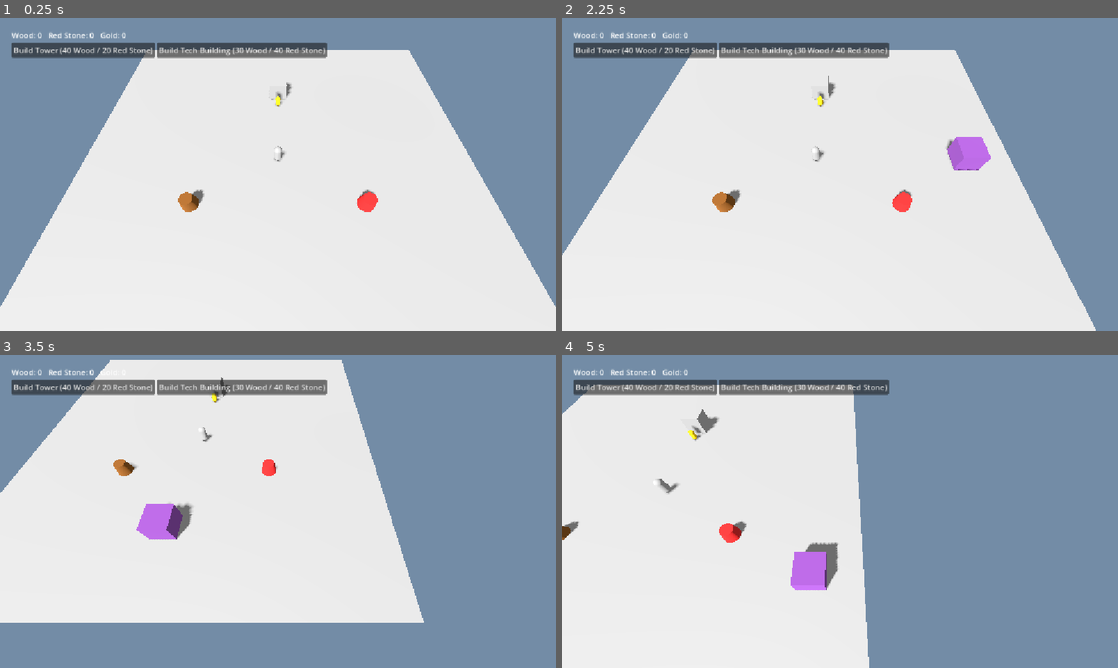
Above: before the commit, frames 1-4 (two rows, left to right).
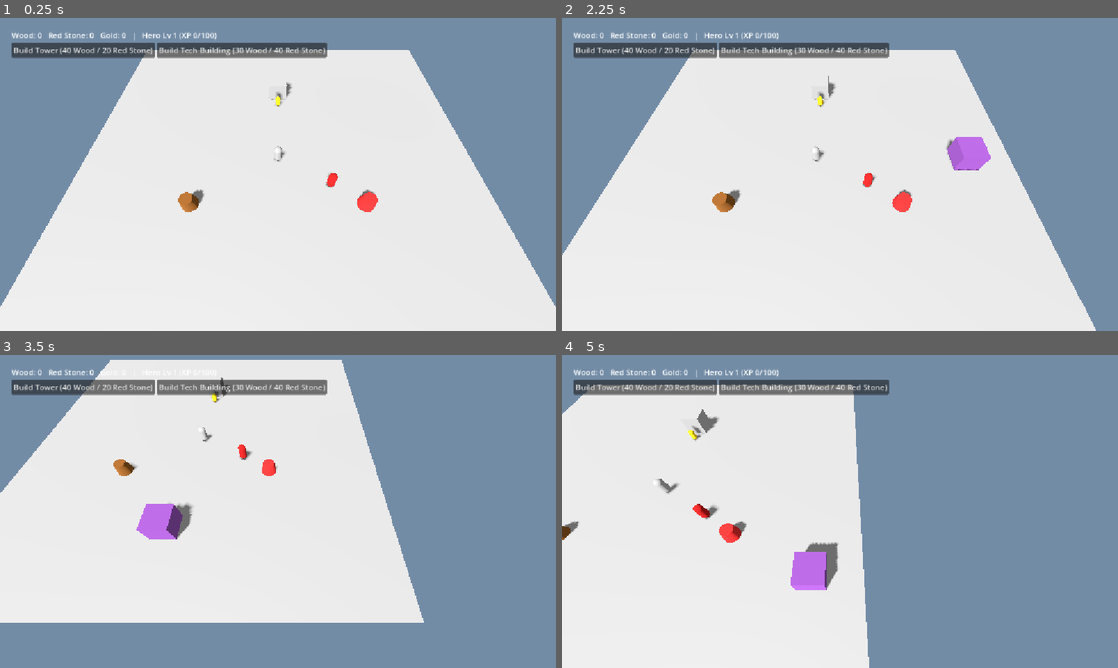
Above: after the commit, the same moments.

Repository: iMops019/commander-vs-monsters
Game: Godot game, scene res://scenes/main.tscn
The game is run twice, just before and just after one commit, with the same random seed, the same clock (stepped at 60 frames per second) and the same inputs.
Inputs (mouse positions are in pixels of both pictures, inside the frame that each line leads up to):
- Up to frame 1 (0.25 s): no input
- Up to frame 2 (2.25 s): click "Build Tower (40 Wood / 20 Red…" at 0.5 s; click "Build Tech Building (30 Wood …" at 1.25 s; tap Enter at 2 s; move the mouse to (962, 158) at 2.02 s; press the mouse at (962, 158) at 2.03 s; hold D (move_right) from 2.03 s (still down)
- Up to frame 3 (3.5 s): tap Space (jump) at 2.27, 3.02 s; move the mouse to (166, 527) at 2.77 s; release D (move_right) at 2.78 s; release the mouse at (166, 527) at 2.78 s; hold S (move_back) from 2.78 s (still down); click (166, 527) at 2.85 s
- Up to frame 4 (5 s): move the mouse to (895, 442) at 3.52 s; release S (move_back) at 3.53 s; hold D (move_right) 3.53-4.28 s; hold Right mouse button (secondary_action) 3.53-4.28 s; click (895, 442) at 3.8 s; move the mouse to (812, 574) at 4.27 s; hold W (move_forward) from 4.28 s (still down); tap V (toggle_camera) at 4.35 s; tap Space (jump) at 4.52 s; click (812, 574) at 4.55 s

The runs differ from the first frame. In frame 1, 0.2% of the frame differs, in the area x 24-61%, y 4-55%; in frame 2, 0.2%; in frame 3, less than 0.1%; in frame 4, 0.3%, in the area x 23-39%, y 4-53%.

Commit message:
Phase 4: shared Health component, Hero attack, XP/gold, gear upgrades
Adds a reusable Health node (apply_damage/heal/died) that Hero now
carries, a melee raycast attack on primary_action with a cooldown, and
a training dummy (group "hostile") to fight since real monsters don't
exist until Phase 5. Kills grant XP (with leveling) and Gold via
GameState. The "gear spend screen" from the roadmap is folded into the
existing Tech Building upgrade panel as two new Gold-cost upgrades
(hero_damage, hero_health) rather than adding a third building.

Co-Authored-By: Claude Sonnet 5 <noreply@anthropic.com>

Diff:
--- a/autoloads/event_bus.gd
+++ b/autoloads/event_bus.gd
@@ -3,5 +3,6 @@
 signal view_mode_changed(mode: int)
 signal resource_changed(resource_name: String, amount: int)
 signal hero_leveled_up(new_level: int)
+signal hero_xp_changed(total_xp: int)
 signal building_selected(building: Node)
 signal upgrade_applied(upgrade_id: String, new_value: float)
--- a/autoloads/game_state.gd
+++ b/autoloads/game_state.gd
@@ -1,6 +1,8 @@
 extends Node
 
 enum ViewMode { COMMANDER, HERO }
+
+const XP_PER_LEVEL := 100
 
 var view_mode: ViewMode = ViewMode.COMMANDER
 
@@ -10,6 +12,8 @@
 
 var hero_xp: int = 0
 var hero_level: int = 1
+var hero_max_health: int = 100
+var hero_damage_bonus: int = 0
 
 var hero: Node3D
 var commander_camera: Camera3D
@@ -29,11 +33,34 @@
 	EventBus.resource_changed.emit(resource_name, amount)
 
 
-func spend_resources(wood_amount: int, red_stone_amount: int) -> void:
+func spend_resources(wood_amount: int = 0, red_stone_amount: int = 0, gold_amount: int = 0) -> void:
 	wood -= wood_amount
 	red_stone -= red_stone_amount
+	gold -= gold_amount
 	EventBus.resource_changed.emit("wood", -wood_amount)
 	EventBus.resource_changed.emit("red_stone", -red_stone_amount)
+	EventBus.resource_changed.emit("gold", -gold_amount)
+
+
+func add_hero_xp(amount: int) -> void:
+	hero_xp += amount
+	while hero_xp >= XP_PER_LEVEL:
+		hero_xp -= XP_PER_LEVEL
+		hero_level += 1
+		EventBus.hero_leveled_up.emit(hero_level)
+	EventBus.hero_xp_changed.emit(hero_xp)
+
+
+func increase_hero_damage(amount: int) -> void:
+	hero_damage_bonus += amount
+	EventBus.upgrade_applied.emit("hero_damage", hero_damage_bonus)
+
+
+func increase_hero_max_health(amount: int) -> void:
+	hero_max_health += amount
+	EventBus.upgrade_applied.emit("hero_health", hero_max_health)
+	if is_instance_valid(hero):
+		hero.on_max_health_increased(hero_max_health)
 
 
 func increase_worker_speed(amount: float) -> void:
--- a/scenes/hud.tscn
+++ b/scenes/hud.tscn
@@ -9,7 +9,7 @@
 offset_left = 16.0
 offset_top = 16.0
 offset_right = 460.0
-offset_bottom = 280.0
+offset_bottom = 360.0
 theme_override_constants/margin_left = 8
 theme_override_constants/margin_top = 8
 theme_override_constants/margin_right = 8
@@ -39,3 +39,9 @@
 
 [node name="TowerDamageButton" type="Button" parent="Margin/VBox/UpgradePanel"]
 text = "Upgrade: Tower Damage +25% (15 Wood / 25 Red Stone)"
+
+[node name="HeroDamageButton" type="Button" parent="Margin/VBox/UpgradePanel"]
+text = "Upgrade: Hero Damage +5 (30 Gold)"
+
+[node name="HeroHealthButton" type="Button" parent="Margin/VBox/UpgradePanel"]
+text = "Upgrade: Hero Max Health +20 (30 Gold)"
--- a/scenes/main.tscn
+++ b/scenes/main.tscn
@@ -7,6 +7,8 @@
 [ext_resource type="PackedScene" path="res://scenes/worker.tscn" id="5_worker"]
 [ext_resource type="PackedScene" path="res://scenes/resource_node.tscn" id="6_resnode"]
 [ext_resource type="PackedScene" path="res://scenes/hud.tscn" id="7_hud"]
+[ext_resource type="Script" path="res://scripts/health.gd" id="8_health"]
+[ext_resource type="PackedScene" path="res://scenes/training_dummy.tscn" id="9_dummy"]
 
 [sub_resource type="Environment" id="Environment_1"]
 background_mode = 1
@@ -60,6 +62,10 @@
 [node name="MeshInstance3D" type="MeshInstance3D" parent="Hero"]
 mesh = SubResource("CapsuleMesh_hero")
 
+[node name="Health" type="Node" parent="Hero"]
+script = ExtResource("8_health")
+max_health = 100
+
 [node name="CameraPivot" type="Node3D" parent="Hero"]
 position = Vector3(0, 0.6, 0)
 
@@ -95,3 +101,6 @@
 resource_type = "red_stone"
 
 [node name="HUD" parent="." instance=ExtResource("7_hud")]
+
+[node name="TrainingDummy" parent="." instance=ExtResource("9_dummy")]
+position = Vector3(5, 0.5, 3)
--- /dev/null
+++ b/scenes/training_dummy.tscn
@@ -0,0 +1,27 @@
+[gd_scene load_steps=5 format=3]
+
+[ext_resource type="Script" path="res://scripts/training_dummy.gd" id="1_script"]
+[ext_resource type="Script" path="res://scripts/health.gd" id="2_health"]
+
+[sub_resource type="CapsuleMesh" id="CapsuleMesh_dummy"]
+radius = 0.4
+height = 1.8
+
+[sub_resource type="CapsuleShape3D" id="CapsuleShape3D_dummy"]
+radius = 0.4
+height = 1.8
+
+[node name="TrainingDummy" type="StaticBody3D"]
+script = ExtResource("1_script")
+
+[node name="Health" type="Node" parent="."]
+script = ExtResource("2_health")
+max_health = 50
+
+[node name="MeshInstance3D" type="MeshInstance3D" parent="."]
+position = Vector3(0, 0.9, 0)
+mesh = SubResource("CapsuleMesh_dummy")
+
+[node name="CollisionShape3D" type="CollisionShape3D" parent="."]
+position = Vector3(0, 0.9, 0)
+shape = SubResource("CapsuleShape3D_dummy")
--- /dev/null
+++ b/scripts/health.gd
@@ -0,0 +1,34 @@
+class_name Health
+extends Node
+
+signal died
+signal damaged(amount: int, remaining: int)
+
+@export var max_health: int = 100
+
+var current: int
+
+
+func _ready() -> void:
+	current = max_health
+
+
+func apply_damage(amount: int) -> void:
+	if current <= 0:
+		return
+	current = maxi(current - amount, 0)
+	damaged.emit(amount, current)
+	if current <= 0:
+		died.emit()
+
+
+func heal(amount: int) -> void:
+	current = mini(current + amount, max_health)
+
+
+func reset() -> void:
+	current = max_health
+
+
+func is_dead() -> bool:
+	return current <= 0
--- a/scripts/hero.gd
+++ b/scripts/hero.gd
@@ -4,19 +4,35 @@
 const JUMP_VELOCITY := 4.5
 const MOUSE_SENSITIVITY := 0.003
 const PITCH_LIMIT := deg_to_rad(80)
+const ATTACK_RANGE := 3.0
+const ATTACK_DAMAGE := 15
+const ATTACK_COOLDOWN := 0.6
 
 @onready var camera_pivot: Node3D = $CameraPivot
 @onready var camera_first: Camera3D = $CameraPivot/Camera3DFirst
 @onready var camera_third: Camera3D = $CameraPivot/Camera3DThird
+@onready var health: Health = $Health
 
 var active := false
 var first_person := false
+var attack_cooldown_remaining := 0.0
+var spawn_position: Vector3
 
 
 func _ready() -> void:
 	GameState.hero = self
+	spawn_position = global_position
+	health.max_health = GameState.hero_max_health
+	health.reset()
+	health.died.connect(_on_died)
 	EventBus.view_mode_changed.connect(_on_view_mode_changed)
 	_on_view_mode_changed(GameState.view_mode)
+
+
+func on_max_health_increased(new_max: int) -> void:
+	var gained := new_max - health.max_health
+	health.max_health = new_max
+	health.heal(gained)
 
 
 func _on_view_mode_changed(mode: int) -> void:
@@ -36,6 +52,8 @@
 	elif event.is_action_pressed("toggle_camera"):
 		first_person = not first_person
 		_update_camera()
+	elif event.is_action_pressed("primary_action"):
+		_try_attack()
 
 
 func _update_camera() -> void:
@@ -43,7 +61,35 @@
 	camera_third.current = active and not first_person
 
 
+func _try_attack() -> void:
+	if attack_cooldown_remaining > 0.0:
+		return
+	attack_cooldown_remaining = ATTACK_COOLDOWN
+	var cam := camera_first if first_person else camera_third
+	var from := cam.global_position
+	var to := from - cam.global_transform.basis.z * ATTACK_RANGE
+	var query := PhysicsRayQueryParameters3D.create(from, to)
+	query.exclude = [get_rid()]
+	var result := get_world_3d().direct_space_state.intersect_ray(query)
+	if result.is_empty():
+		return
+	var collider: Object = result["collider"]
+	if collider.is_in_group("hostile"):
+		var target_health: Node = collider.get_node_or_null("Health")
+		if target_health != null:
+			target_health.apply_damage(ATTACK_DAMAGE + GameState.hero_damage_bonus)
+
+
+func _on_died() -> void:
+	global_position = spawn_position
+	velocity = Vector3.ZERO
+	health.reset()
+
+
 func _physics_process(delta: float) -> void:
+	if attack_cooldown_remaining > 0.0:
+		attack_cooldown_remaining -= delta
+
 	if not is_on_floor():
 		velocity += get_gravity() * delta
 
--- a/scripts/hud.gd
+++ b/scripts/hud.gd
@@ -10,6 +10,8 @@
 @onready var upgrade_title_label: Label = $Margin/VBox/UpgradePanel/UpgradeTitleLabel
 @onready var worker_speed_button: Button = $Margin/VBox/UpgradePanel/WorkerSpeedButton
 @onready var tower_damage_button: Button = $Margin/VBox/UpgradePanel/TowerDamageButton
+@onready var hero_damage_button: Button = $Margin/VBox/UpgradePanel/HeroDamageButton
+@onready var hero_health_button: Button = $Margin/VBox/UpgradePanel/HeroHealthButton
 
 var selected_building: Node = null
 
@@ -18,11 +20,15 @@
 	EventBus.resource_changed.connect(_on_resource_changed)
 	EventBus.view_mode_changed.connect(_on_view_mode_changed)
 	EventBus.building_selected.connect(_on_building_selected)
+	EventBus.hero_xp_changed.connect(_on_hero_stats_changed)
+	EventBus.hero_leveled_up.connect(_on_hero_stats_changed)
 
 	build_tower_button.pressed.connect(_on_build_tower_pressed)
 	build_tech_button.pressed.connect(_on_build_tech_pressed)
 	worker_speed_button.pressed.connect(_on_worker_speed_pressed)
 	tower_damage_button.pressed.connect(_on_tower_damage_pressed)
+	hero_damage_button.pressed.connect(_on_hero_damage_pressed)
+	hero_health_button.pressed.connect(_on_hero_health_pressed)
 
 	_on_view_mode_changed(GameState.view_mode)
 	_update_resource_label()
@@ -33,7 +39,14 @@
 
 
 func _update_resource_label() -> void:
-	resource_label.text = "Wood: %d   Red Stone: %d   Gold: %d" % [GameState.wood, GameState.red_stone, GameState.gold]
+	resource_label.text = "Wood: %d   Red Stone: %d   Gold: %d   |   Hero Lv %d (XP %d/%d)" % [
+		GameState.wood, GameState.red_stone, GameState.gold,
+		GameState.hero_level, GameState.hero_xp, GameState.XP_PER_LEVEL,
+	]
+
+
+func _on_hero_stats_changed(_value) -> void:
+	_update_resource_label()
 
 
 func _on_view_mode_changed(mode: int) -> void:
@@ -65,3 +78,13 @@
 func _on_tower_damage_pressed() -> void:
 	if is_instance_valid(selected_building):
 		selected_building.start_upgrade("tower_damage")
+
+
+func _on_hero_damage_pressed() -> void:
+	if is_instance_valid(selected_building):
+		selected_building.start_upgrade("hero_damage")
+
+
+func _on_hero_health_pressed() -> void:
+	if is_instance_valid(selected_building):
+		selected_building.start_upgrade("hero_health")
--- a/scripts/tech_building.gd
+++ b/scripts/tech_building.gd
@@ -7,6 +7,8 @@
 const UPGRADES := {
 	"worker_speed": {"wood": 20, "red_stone": 10, "time": 4.0},
 	"tower_damage": {"wood": 15, "red_stone": 25, "time": 4.0},
+	"hero_damage": {"gold": 30, "time": 3.0},
+	"hero_health": {"gold": 30, "time": 3.0},
 }
 
 @onready var mesh_instance: MeshInstance3D = $MeshInstance3D
@@ -27,9 +29,12 @@
 	if upgrade_in_progress != "" or not UPGRADES.has(upgrade_id):
 		return false
 	var data: Dictionary = UPGRADES[upgrade_id]
-	if GameState.wood < data["wood"] or GameState.red_stone < data["red_stone"]:
+	var wood_needed: int = data.get("wood", 0)
+	var red_stone_needed: int = data.get("red_stone", 0)
+	var gold_needed: int = data.get("gold", 0)
+	if GameState.wood < wood_needed or GameState.red_stone < red_stone_needed or GameState.gold < gold_needed:
 		return false
-	GameState.spend_resources(data["wood"], data["red_stone"])
+	GameState.spend_resources(wood_needed, red_stone_needed, gold_needed)
 	upgrade_in_progress = upgrade_id
 	upgrade_timer = data["time"]
 	return true
@@ -50,3 +55,7 @@
 			GameState.increase_worker_speed(0.2)
 		"tower_damage":
 			GameState.increase_tower_damage(0.25)
+		"hero_damage":
+			GameState.increase_hero_damage(5)
+		"hero_health":
+			GameState.increase_hero_max_health(20)
--- /dev/null
+++ b/scripts/training_dummy.gd
@@ -0,0 +1,41 @@
+extends StaticBody3D
+
+@export var reward_xp: int = 25
+@export var reward_gold: int = 10
+@export var respawn_time: float = 3.0
+
+@onready var health: Health = $Health
+@onready var mesh_instance: MeshInstance3D = $MeshInstance3D
+
+var is_down := false
+var respawn_timer := 0.0
+
+
+func _ready() -> void:
+	add_to_group("hostile")
+	health.died.connect(_on_died)
+	var material := StandardMaterial3D.new()
+	material.albedo_color = Color(0.6, 0.1, 0.1)
+	mesh_instance.material_override = material
+
+
+func _on_died() -> void:
+	is_down = true
+	respawn_timer = respawn_time
+	mesh_instance.visible = false
+	collision_layer = 0
+	collision_mask = 0
+	GameState.add_hero_xp(reward_xp)
+	GameState.add_resource("gold", reward_gold)
+
+
+func _process(delta: float) -> void:
+	if not is_down:
+		return
+	respawn_timer -= delta
+	if respawn_timer <= 0.0:
+		is_down = false
+		mesh_instance.visible = true
+		collision_layer = 1
+		collision_mask = 1
+		health.reset()
Not shown: 1 places in scenes/main.tscn that only renumber resources
Not shown, added: scripts/health.gd.uid
Not shown, added: scripts/hud.gd.uid
Not shown, added: scripts/tech_building.gd.uid
Not shown, added: scripts/tower.gd.uid
Not shown, added: scripts/training_dummy.gd.uid
Not shown, changed: docs/ROADMAP.md
